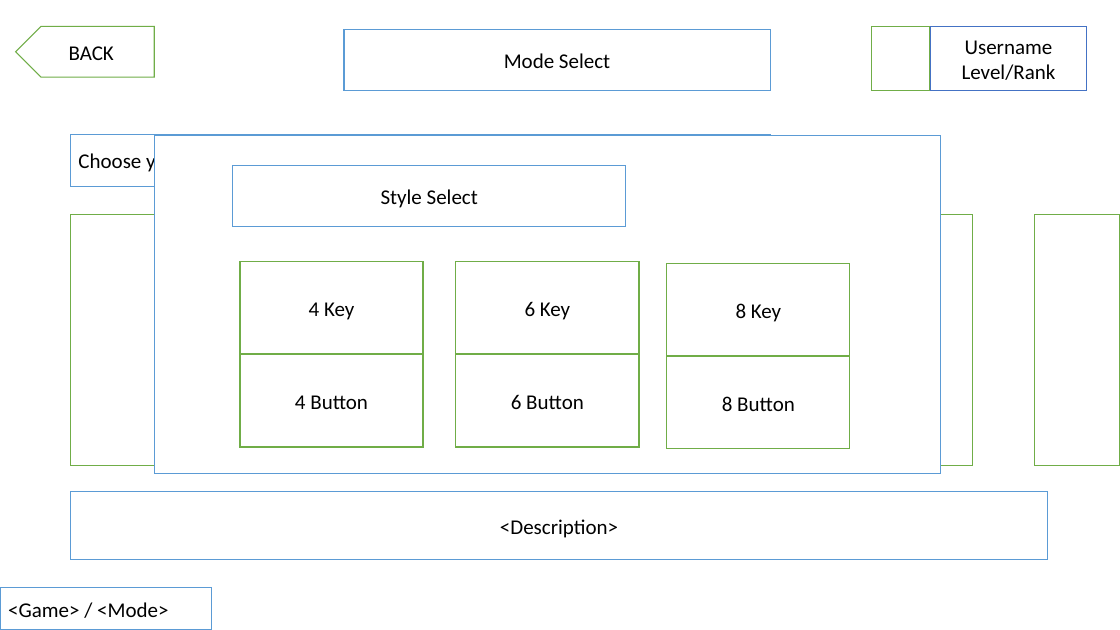
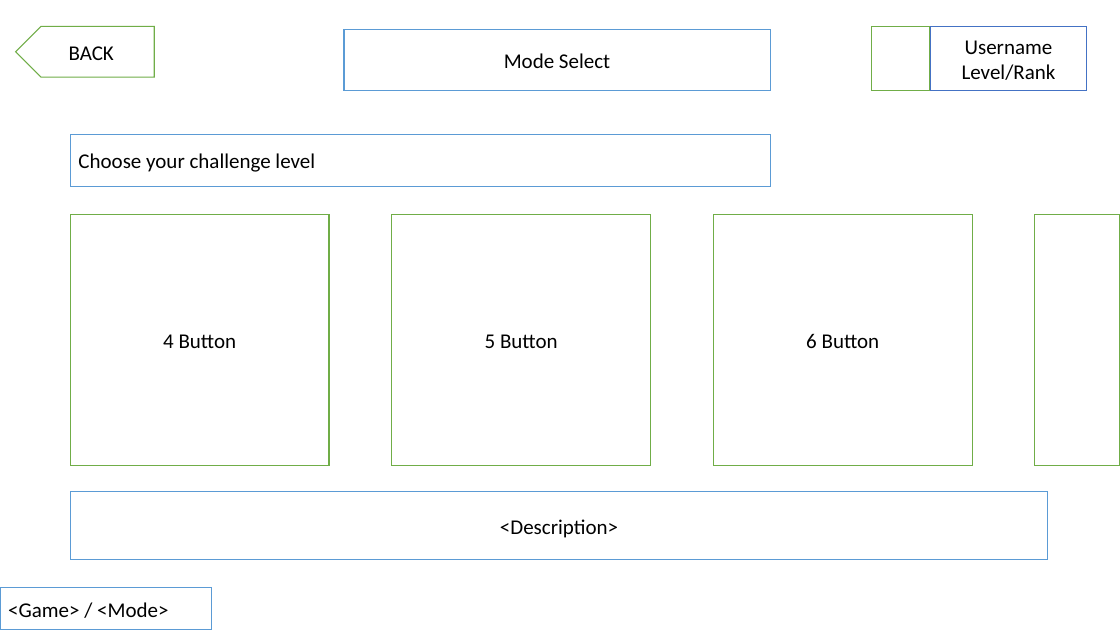
Before and after one commit to Ikeiwa/beats2, a slide deck: slide 7 of beats2/Docs/Beats2 - Design Spec.pptx (slide 8 before the commit). Drawn at 1120x630 pixels with LibreOffice and Linux fonts; fonts in the diff are those of the drawing. Boxes give left, top, right and bottom in pixels: in the first picture for what was removed or moved away, otherwise in the second. Text is boxed around its words. In the diff, an @@ line names an element or a change of style, - is before the commit and + after.

```diff
--- a/beats2/Docs/Beats2 - Design Spec.pptx
+++ b/beats2/Docs/Beats2 - Design Spec.pptx
@@ rectangle removed at <box>155,135,941,473</box> @@
@@ text in rectangle at <box>78,153,315,172</box>: text changed @@
-Choose your playstyle and difficulty level
+Choose your challenge level
@@ rectangle removed at <box>233,166,626,227</box> @@
-Style Select
@@ rectangle "5 Button": place and size @@
-rectangle "5 Button" at <box>456,355,639,447</box>
+rectangle "5 Button" at <box>392,214,650,465</box>
@@ text in rectangle at <box>163,334,237,348</box>: text added @@
+4 Button
@@ text in rectangle at <box>485,334,558,348</box>: text changed @@
-6 Button
+5 Button
@@ group removed at <box>240,262,850,450</box>: 5 rectangles @@
-4 Key
-6 Key
-8 Key
-4 Button
-8 Button
@@ text in rectangle at <box>806,333,880,348</box>: text changed @@
-Knit
+6 Button
```
Also in this commit, not shown: 17 other slides changed, 6 slides removed, 7 other files.
